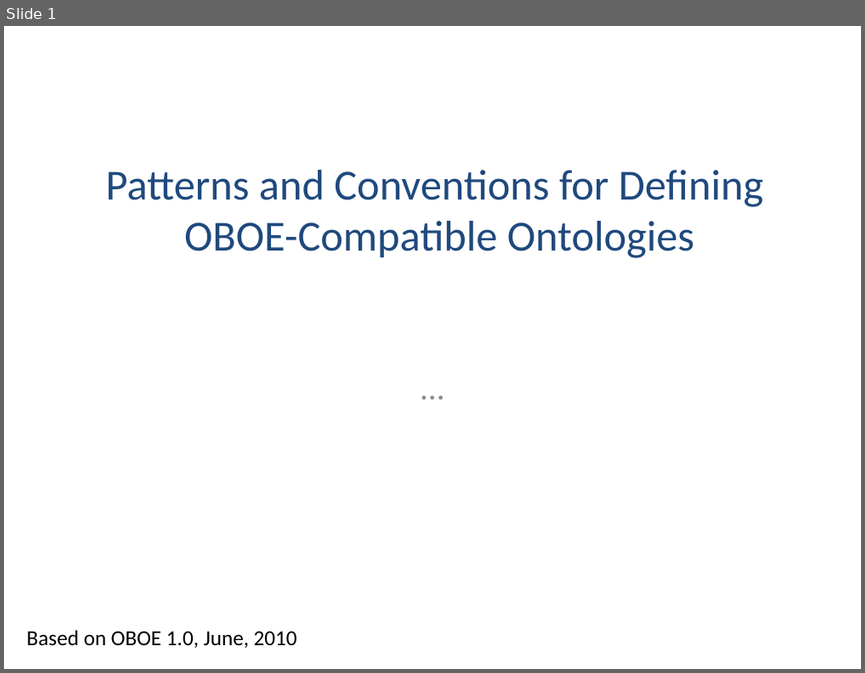
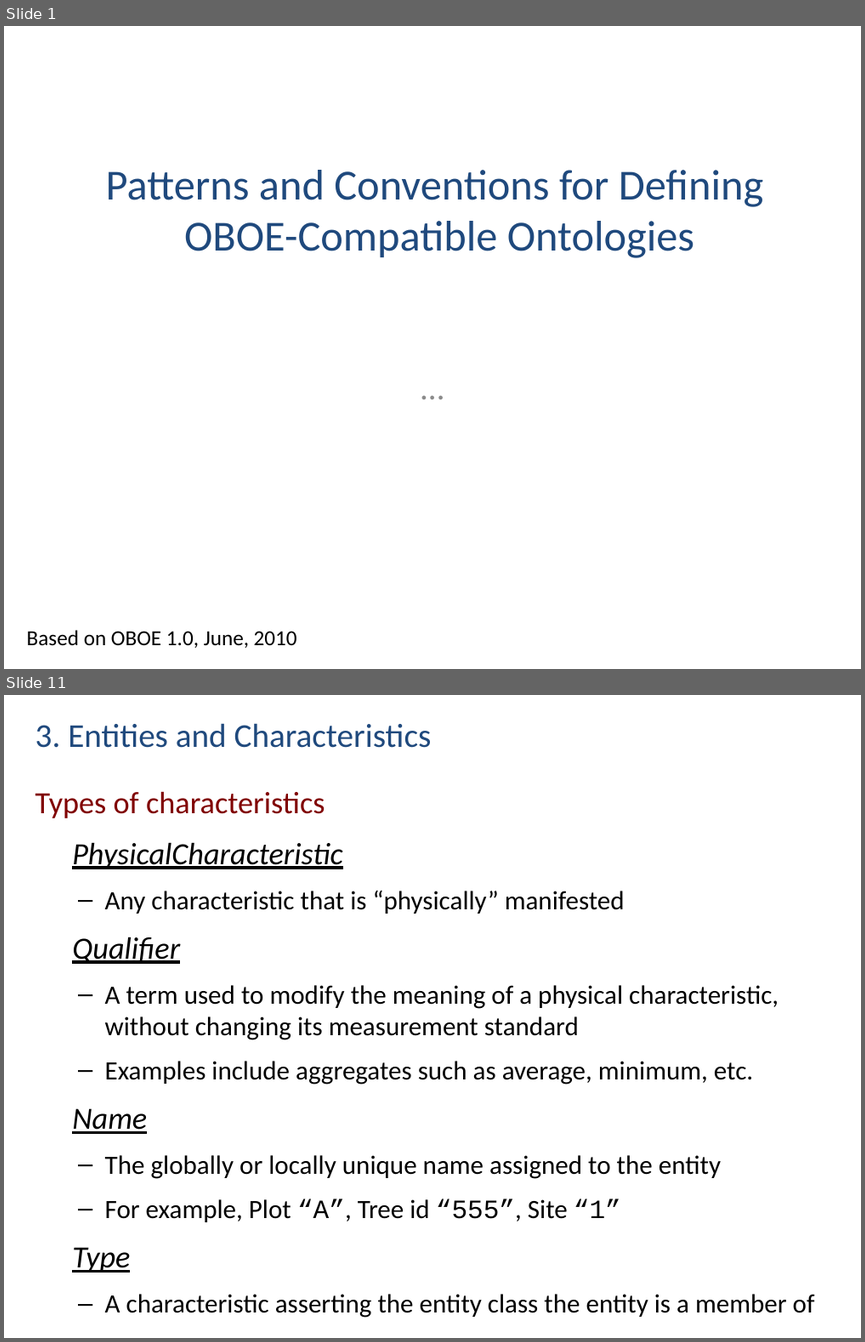
Before and after one commit to NCEAS/semtools, a slide deck: dev/oboe/docs/oboe-design-patterns.pptx. Shown one above the other, each under a label of ours: slide 1 before the commit, slides 1 and 11 after it; the slides between them are not shown. The pictures are 865x673 and 865x1342 pixels, drawn with LibreOffice and Linux fonts; fonts in the diff are those of the drawing. Boxes give left, top, right and bottom in pixels: in the first picture for what was removed or moved away, otherwise in the second. Text is boxed around its words. In the diff, an @@ line names an element or a change of style, - is before the commit and + after.

```diff
--- a/dev/oboe/docs/oboe-design-patterns.pptx
+++ b/dev/oboe/docs/oboe-design-patterns.pptx
@@ slide 11 added at [4,695,861,1338], background #FFFFFF @@
@@ title added at [35,723,432,748], 28 pt, text #1F497D @@
+3. Entities and Characteristics
@@ text added at [35,791,815,1317], 22.2 pt, text #000000 @@
+Types of characteristics
+PhysicalCharacteristic
+  – Any characteristic that is “physically” manifested
+Qualifier
+  – A term used to modify the meaning of a physical characteristic, without changing its measurement standard
+  – Examples include aggregates such as average, minimum, etc.
+Name
+  – The globally or locally unique name assigned to the entity
+  – For example, Plot “A”, Tree id “555”, Site “1”
+Type
+  – A characteristic asserting the entity class the entity is a member of
```
Also in this commit, not shown: 9 slides changed, 6 other slides added, 2 slides removed.
